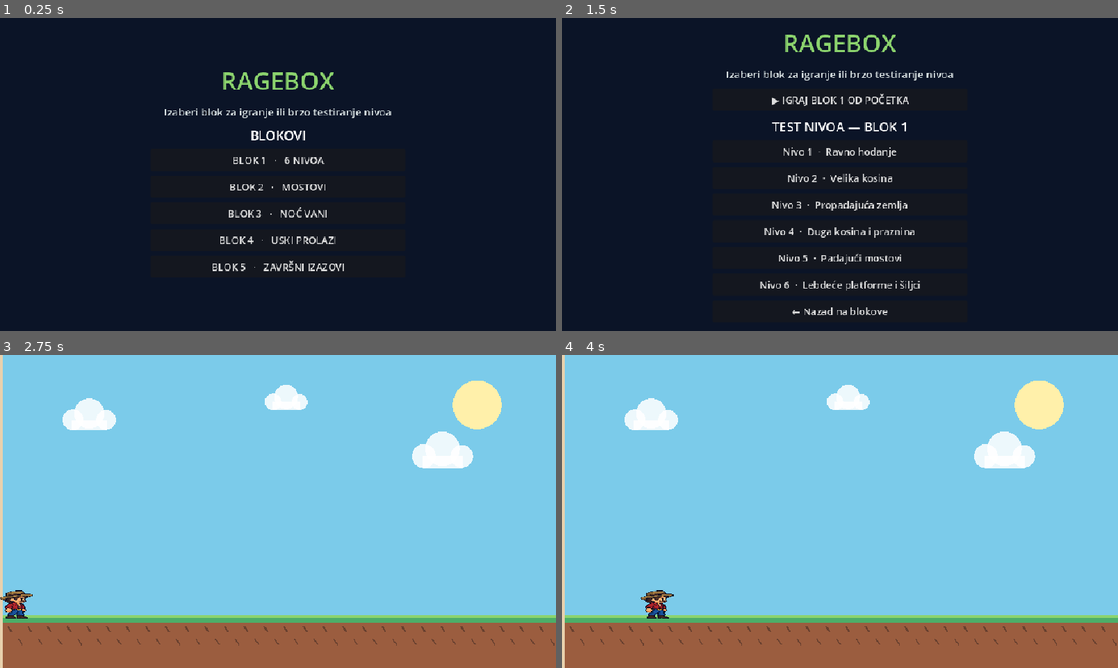
Above: before the commit, frames 1-4 (two rows, left to right).
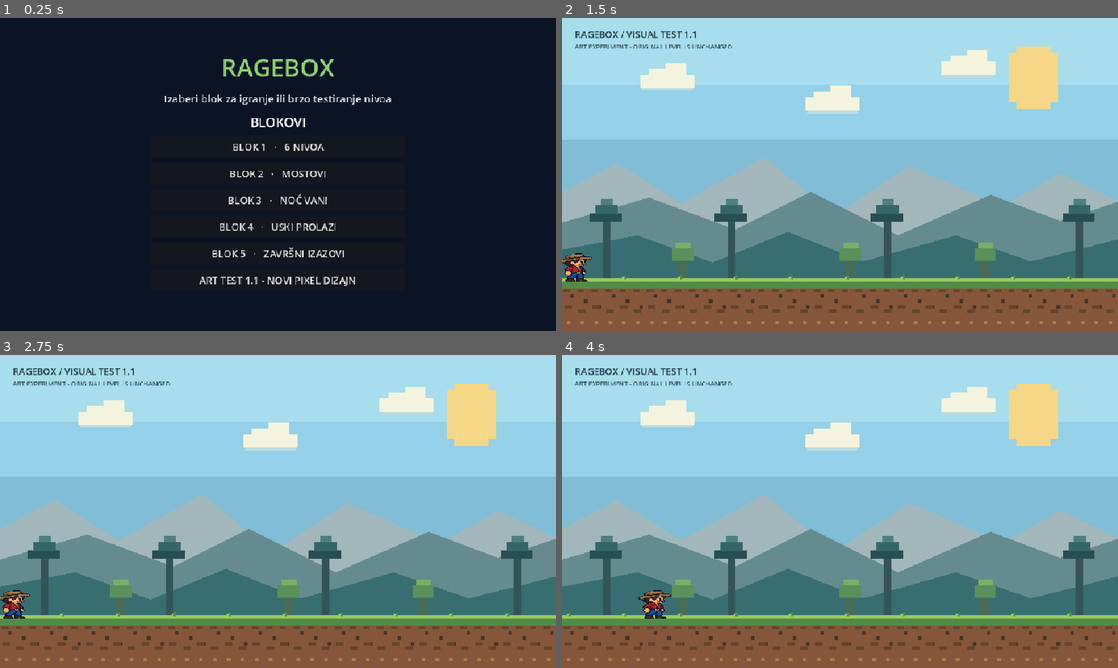
Above: after the commit, the same moments.

Repository: eldinhamzic/ragebox
Game: Godot game, scene res://scenes/Main.tscn
The game is run twice, just before and just after one commit, with the same random seed, the same clock (stepped at 60 frames per second) and the same inputs.
Inputs (mouse positions are in pixels of both pictures, inside the frame that each line leads up to):
- Up to frame 1 (0.25 s): no input
- Up to frame 2 (1.5 s): click (840, 280) at 0.5 s, where only the run after the commit has a clickable "ART TEST 1.1 - NOVI PIXEL DIZ…"; click (840, 158) at 1.25 s, where only the run before the commit has a clickable "BLOK 1 · 6 NIVOA"
- Up to frame 3 (2.75 s): click (278, 436) at 2 s, where only the run before the commit has a clickable "▶ IGRAJ BLOK 1 OD POČETKA"
- Up to frame 4 (4 s): tap Enter at 2.75 s; move the mouse to (962, 495) at 2.77 s; hold D (move_right) 2.78-3.5 s; hold S (crouch) 2.78-3.5 s; click (962, 495) at 2.92 s; tap Space (jump) at 3.02 s; drag from (728, 527) to (812, 574) at 3.52 s

The runs differ from the first frame. In frame 1, 4.4% of the frame differs, in the area x 29-71%, y 13-86%; in frame 2, 100%, in the area x 0-100%, y 0-100%; in frame 3, 73%; in frame 4, 73%.

Commit message:
Expose isolated visual redesign test in main menu

Diff:
--- a/games/troll-run/scripts/main_menu.gd
+++ b/games/troll-run/scripts/main_menu.gd
@@ -160,6 +160,12 @@
     var block_5 := _make_button("BLOK 5   ·   ZAVRŠNI IZAZOVI", false)
     block_5.pressed.connect(_show_levels.bind(4))
     block_panel.add_child(block_5)
+
+    var art_test := _make_button("ART TEST 1.1 - NOVI PIXEL DIZAJN", false)
+    art_test.pressed.connect(func() -> void:
+        get_tree().change_scene_to_file("res://scenes/blocks/block01/Level01VisualTest.tscn")
+    )
+    block_panel.add_child(art_test)
 
 
 func _show_levels(block_index: int) -> void:
